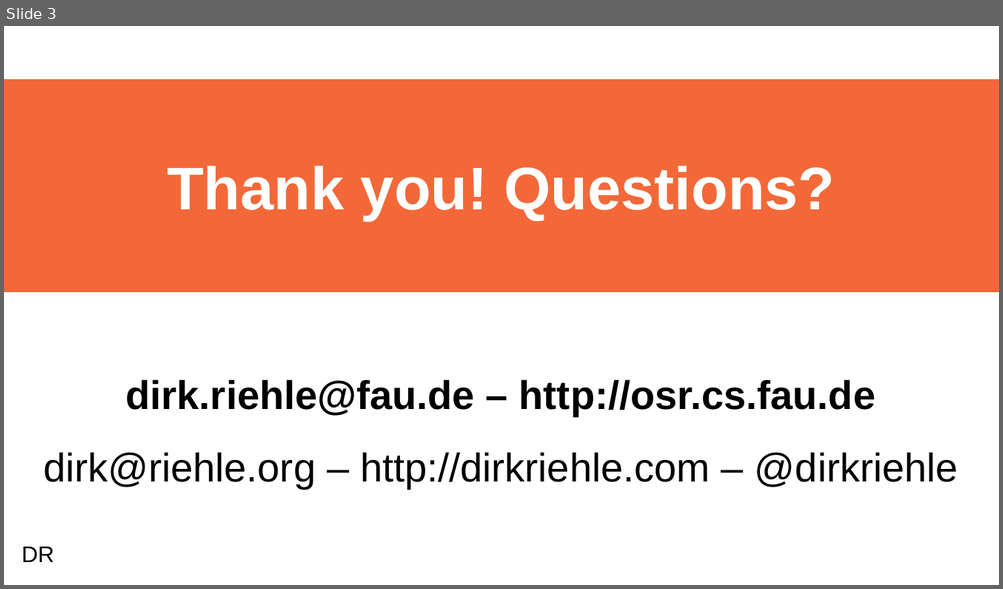
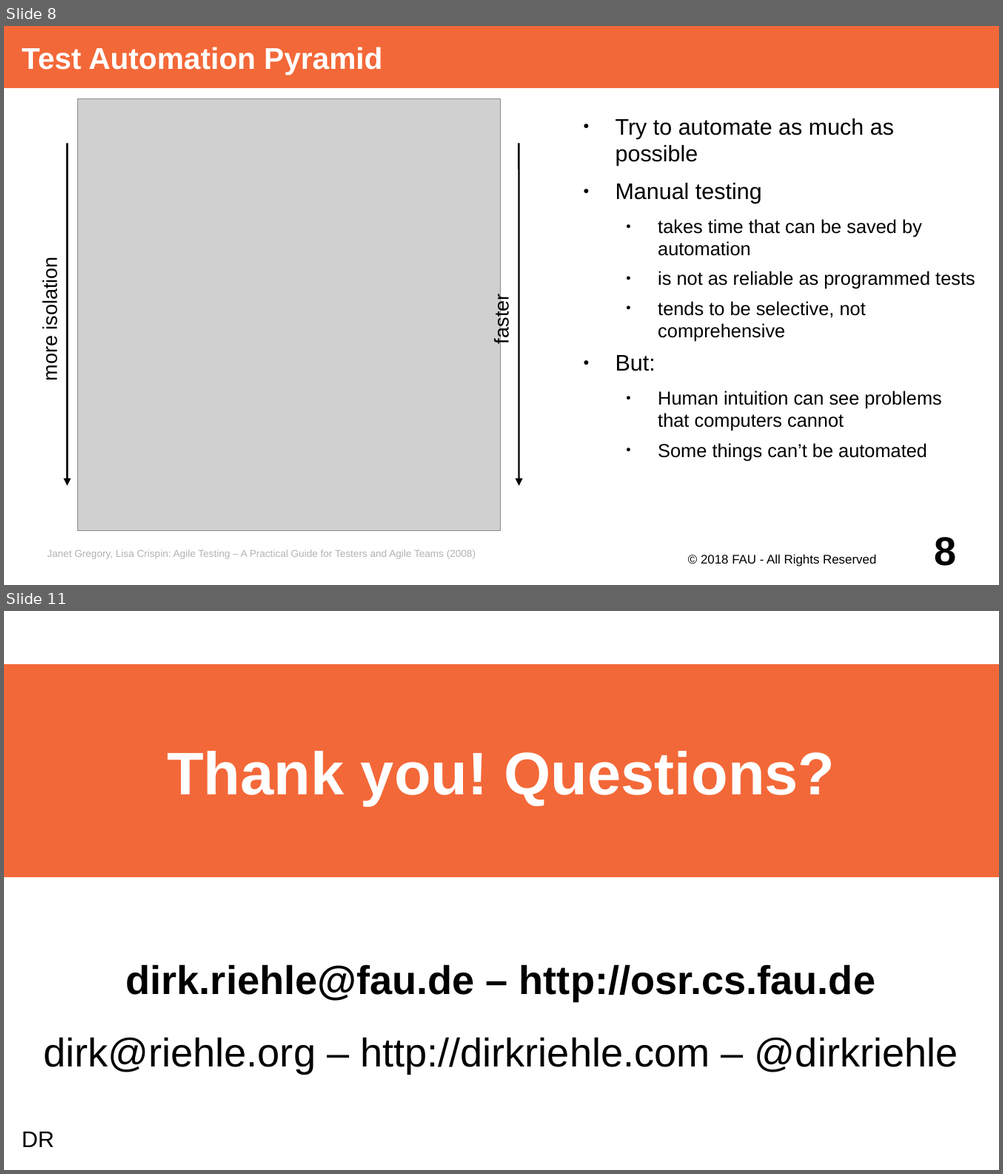
Before and after one commit to dirkriehle/adap-course, a slide deck: Lecture Slides/ADAP B01- Testing Overview.odp. Shown one above the other, each under a label of ours: slide 3 before the commit, slides 8 and 11 after it; the slides between them are not shown. The pictures are 1003x589 and 1003x1174 pixels, drawn with LibreOffice and Linux fonts; fonts in the diff are those of the drawing; grey boxes stand for pictures. Boxes give left, top, right and bottom in pixels: in the first picture for what was removed or moved away, otherwise in the second. Text is boxed around its words. In the diff, an @@ line names an element or a change of style, - is before the commit and + after.

Commit message:
Added motivation, test process, test levels, test types, static & dynamic testing, test automation pyramid, 7 principles of testing, testing vocabulary

```diff
--- a/Lecture Slides/ADAP B01- Testing Overview.odp
+++ b/Lecture Slides/ADAP B01- Testing Overview.odp
@@ slide 8 added at bbox=[4, 26, 999, 585], background #FFFFFF @@
@@ title added at bbox=[4, 26, 999, 88], fill #F36838, 24 pt, text #FFFFFF, bold @@
+Test Automation Pyramid
@@ picture added at bbox=[77, 99, 501, 531] @@
@@ text added at bbox=[615, 118, 975, 461], 15 pt, text #000000 @@
+● Try to automate as much as possible
+● Manual testing
+  ● takes time that can be saved by automation
+  ● is not as reliable as programmed tests
+  ● tends to be selective, not comprehensive
+● But:
+  ● Human intuition can see problems that computers cannot
+  ● Some things can’t be automated
@@ arrow added from (67, 144) to (67, 486), #000000 1.45 pt @@
@@ arrow added from (518, 144) to (518, 486), #000000 1.45 pt @@
@@ text added at bbox=[39, 264, 61, 380], 16 pt, text #000000 @@
+more isolation
@@ text added at bbox=[490, 298, 512, 343], 16 pt, text #000000 @@
+faster
@@ text added at bbox=[47, 550, 475, 560], 8 pt, text #B2B2B2 @@
+Janet Gregory, Lisa Crispin: Agile Testing – A Practical Guide for Testers and Agile Teams (2008)
@@ text added at bbox=[700, 554, 876, 567], 10 pt, text #000000 @@
+© 2018 FAU - All Rights Reserved
@@ page number added at bbox=[934, 537, 956, 566], 32 pt, text #000000, bold @@
+8
@@ what was slide 3 is now slide 11 @@
```
Also in this commit, not shown: 2 slides changed, 7 other slides added.
